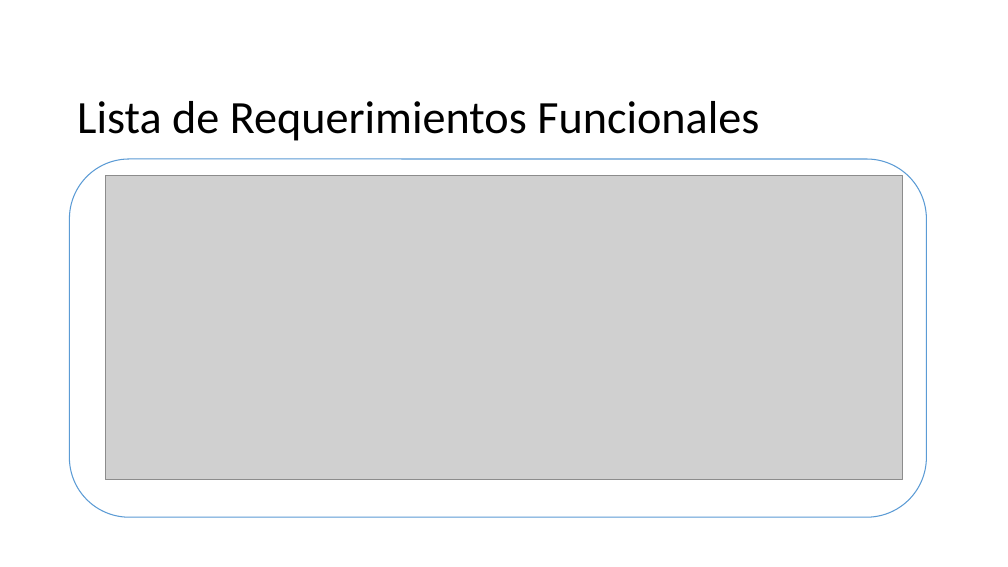
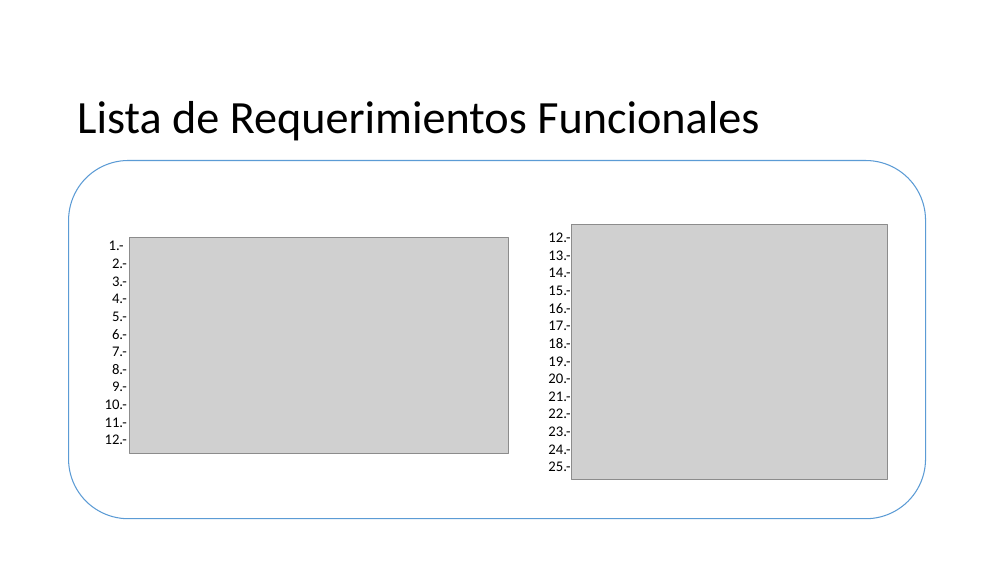
Before and after one commit to CodeFixService/Capstone, a slide deck: slide 8 of fase3/Documentacion Asignatura PTY4614/Estructura Presentación Final-Capstone.pptx. Drawn at 1008x567 pixels with LibreOffice and Linux fonts; fonts in the diff are those of the drawing; grey boxes stand for pictures; background and template pictures are left out. Boxes give left, top, right and bottom in pixels: in the first picture for what was removed or moved away, otherwise in the second. Text is boxed around its words. In the diff, an @@ line names an element or a change of style, - is before the commit and + after.

```diff
--- a/fase3/Documentacion Asignatura PTY4614/Estructura Presentación Final-Capstone.pptx
+++ b/fase3/Documentacion Asignatura PTY4614/Estructura Presentación Final-Capstone.pptx
@@ picture removed at (x1=105, y1=175, x2=903, y2=480) @@
@@ picture added at (x1=130, y1=237, x2=509, y2=454) @@
@@ text added at (x1=548, y1=232, x2=570, y2=471), 14 pt, text #000000 @@
+12.-
+13.-
+14.-
+15.-
+16.-
+17.-
+18.-
+19.-
+20.-
+21.-
+22.-
+23.-
+24.-
+25.-
@@ picture added at (x1=572, y1=224, x2=888, y2=479) @@
@@ text added at (x1=105, y1=240, x2=127, y2=444), 14 pt, text #000000 @@
+1.-
+2.-
+3.-
+4.-
+5.-
+6.-
+7.-
+8.-
+9.-
+10.-
+11.-
+12.-
```
Also in this commit, not shown: 8 other slides changed, 7 slides added.
